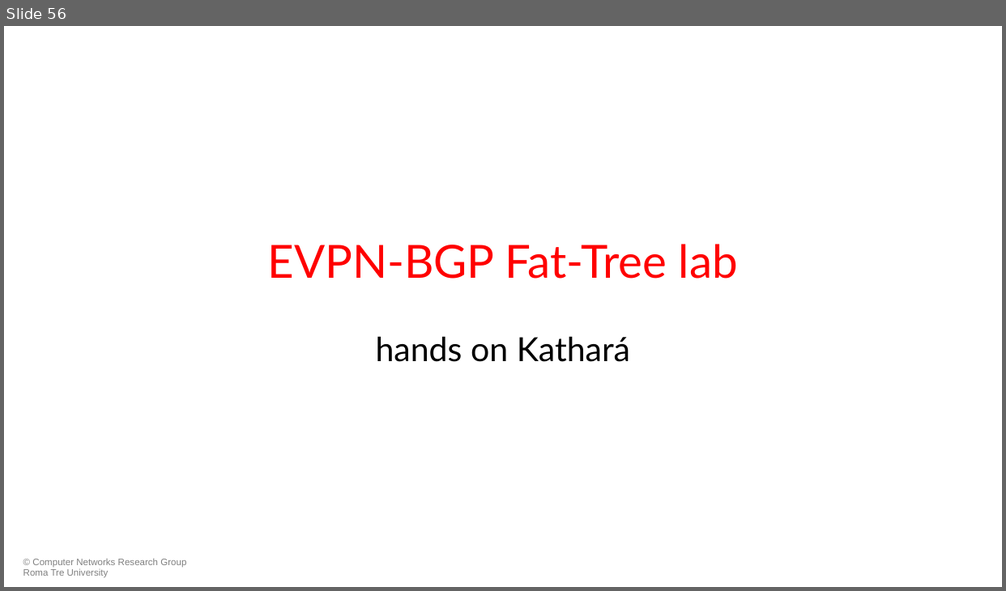
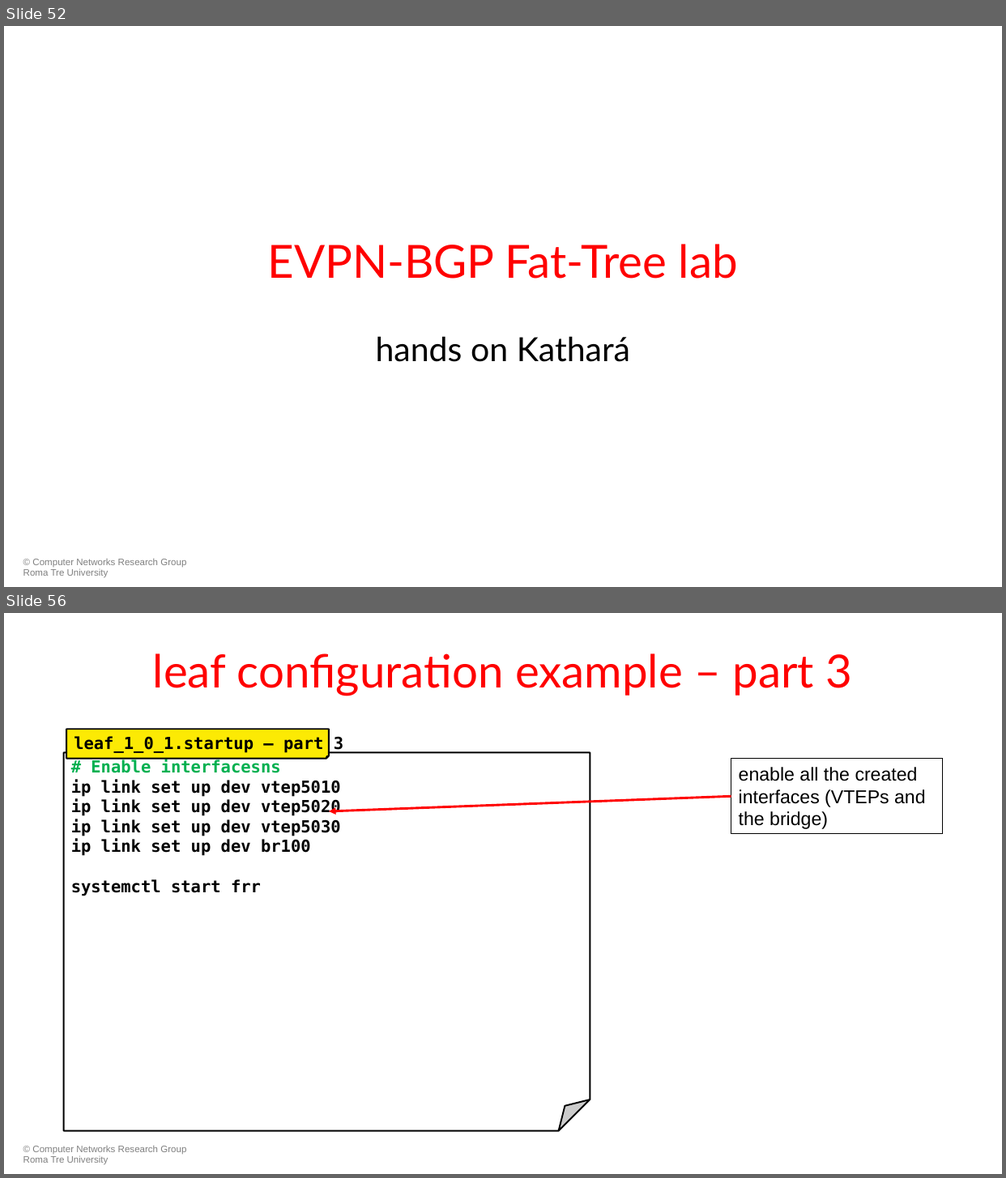
Before and after one commit to KatharaFramework/Kathara-Labs, a slide deck: main-labs/data-center-routing/data-center-vxlan/052-kathara-data_center_vxlan.pptx. Shown one above the other, each under a label of ours: slide 56 before the commit, slides 52 and 56 after it; the slides between them are not shown. The pictures are 1006x591 and 1006x1178 pixels, drawn with LibreOffice and Linux fonts; fonts in the diff are those of the drawing; background and template pictures are left out. Boxes give left, top, right and bottom in pixels: in the first picture for what was removed or moved away, otherwise in the second. Text is boxed around its words. In the diff, an @@ line names an element or a change of style, - is before the commit and + after.

```diff
--- a/main-labs/data-center-routing/data-center-vxlan/052-kathara-data_center_vxlan.pptx
+++ b/main-labs/data-center-routing/data-center-vxlan/052-kathara-data_center_vxlan.pptx
@@ slide 56 added at bbox=[4, 613, 1002, 1174], background #FFFFFF; not listed: 1 template element that a slide beside it also shows @@
@@ title added at bbox=[153, 653, 852, 696], 44 pt, text #FF0000 @@
+leaf configuration example – part 3
@@ folded corner added at bbox=[67, 729, 329, 758], fill #FCEA04, outline #000000 1.5 pt, 16 pt, text #000000, bold @@
+leaf_1_0_1.startup – part 3
@@ folded corner added at bbox=[64, 753, 590, 1131], fill #FFFFFF, outline #000000 1.5 pt, 16 pt, text #000000, bold @@
+# Enable interfacesns
+ip link set up dev vtep5010
+ip link set up dev vtep5020
+ip link set up dev vtep5030
+ip link set up dev br100
+systemctl start frr
@@ rectangle added at bbox=[731, 758, 942, 834], fill #FFFFFF, outline #000000 0.75 pt, 18 pt, text #000000 @@
+enable all the created interfaces (VTEPs and the bridge)
@@ arrow added from (731, 796) to (329, 811), #FF0000 2.25 pt @@
@@ what was slide 56 is now slide 52 @@
```
Also in this commit, not shown: 12 slides changed, 2 other slides added, 2 slides removed, 55 other files.
